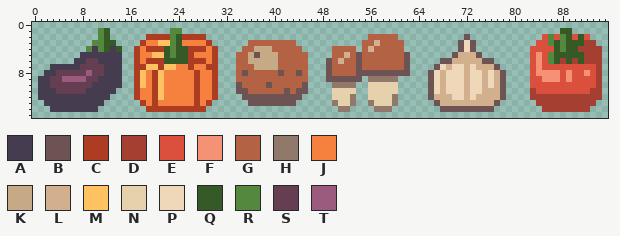
One commit to this sprite sheet: assets/sprites/veggies_sheet.png. This is how it looked before the edit.
The file is 96x16 pixels.
Palette (. is transparent): A #453d4f  B #6d5353  C #ac3c22  D #a53f31  E #db503d  F #f59175  G #b36343  H #90796a  J #f6803e  K #c6aa85  L #d2b08e  M #ffc262  N #e5d2ad  P #efd8ba  Q #355a26  R #55883f  S #663e52  T #9a5b7f
Pixels before, first column x 1:
 1 ..........RQ..........RR...............................................................QQ.....
 2 ..........RQ......CCCCRQCCCC...........................GGGGG...........B............ERERQEQE..
 3 .........RRQQ....CJJMMRQJJJJC......GGGGGGGG...........GGLGGGG.........BPB..........EERQRQQQDD.
 4 ........RARQAQ..CJCCCQRQQCCCJC....GGKKKGGGGG.....GGGG.GLGGGGG.........BPB.........EEEEQRQQDDDD
 5 .......AAAAAAA..CJJMMQRQQCJJJC...GGKBKKKGGGGG....GGLGBGGGGGGGB.......BLLLB........EFERQQQQQDDD
 6 ......AASSAAAA..CJCCCQQQQCCCJC...GGKKKKKGGGGG...BGLGGBGGGGGGGB.....BBLLLLLBB......EFERQDQDQDDD
 7 ..AAAAASSSSAAA..CCMMCMMJJCJJCC...GGGKKKKGGGGG...BGGGGBGGGGGGGB....BPLPPLPLLLB.....EFEEEEEEEEED
 8 .AASSSSSTSSAAA..CMJCMJJJJJCJJC...GBGGGGGBGGBG...BGGGGBBBBBBBBB...BPLPPPLPPLPLB....EFFFFEFEEFED
 9 AASSTTTTSSAAAA..CMJCMJJJJJCJJC...GGGGGGGGGGGG...BBBBBB.HHHHH.....BPLPPPLPPLPLB....EEFFFEFEEEED
10 AASSSSSSSAAAAA..CMJCMJJJJJCJJC...BGGGGBGGGGGB....HHHH..NNNNN.....BPLPPPLPPLPLB....EEEEEEEEEEED
11 AAASSSSSAAAAA...CJJCMJJJJJCJJC...BBGGGGGGBGBB....NNNN..NNNNN.....BPLPPPLPPLLLB....DEEEEEEEEEDD
12 AAAAAAAAAAAA....CJJCMJJJJJCJJC....BBBBBBBBBB.....NNNH..NNNNH.....BLLLPPLPLLLLB....DDDDDDDDDDDD
13 .AAAAAAAAAA......CJCJJJJJJCJC......BBBBBBBB......HNNH..HNNNH......BLLLLLLLLLB......DDDDDDDDDD.
14 ..AAAAAAAA........CCCCCCCCCC......................HH....HHH........BBBBBBBBB........DDDDDDDD..
Once edited:
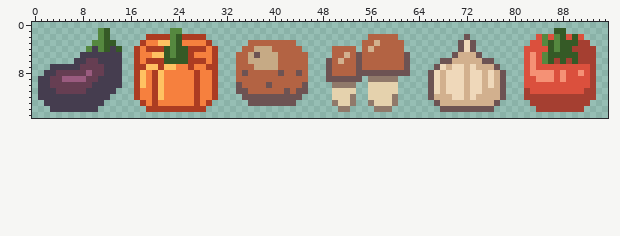
What changed:
The edit adds colour D in rows 11 to 12 at x 82; in row 13 at x 83; in row 14 at x 84.
Colour E gives way to colour D in rows 7 to 10 at x 93; in row 11 at x 92.
Colour Q gives way to colour D in row 3 at x 91; in row 4 at x 90; in row 5 at x 91; in row 6 at x 87, 89 and 91.
The edit adds colour E in row 2 at x 84; in row 3 at x 83; in rows 4 to 10 at x 82.
Colour D gives way to colour E in row 11 at x 83.
Colour F gives way to colour E in rows 5 to 7 at x 84; in row 8 at x 87, 89 and 92; in row 9 at x 87 and 89.
Colour Q gives way to colour E in row 2 at x 89 and 91.
Colour R gives way to colour E in row 2 at x 86.
Colour E gives way to colour F in rows 5 to 7 at x 83; in row 8 at x 83, 88 and 91; in row 9 at x 84 and 88.
The edit adds colour Q in row 1 at x 87.
Colour D gives way to colour Q in row 6 at x 88 and 90.
Colour E gives way to colour Q in row 2 at x 90; in row 4 at x 86.
Colour R gives way to colour Q in row 2 at x 88; in row 3 at x 86 and 88; in row 4 at x 88; in rows 5 to 6 at x 86.
Colour E gives way to colour R in row 2 at x 85 and 87; in row 3 at x 85; in rows 5 to 6 at x 85.
Colour Q gives way to colour R in rows 3 to 4 at x 87.
Colour D is gone in row 3 at x 93; in rows 4 to 12 at x 94; in row 13 at x 93; in row 14 at x 92.
Colour E is gone in row 2 at x 92.
Colour Q is gone in row 1 at x 89.
Pixel boxes of the changes (left, top, right, bottom) in both pictures:
changed: (524, 28, 602, 112)
